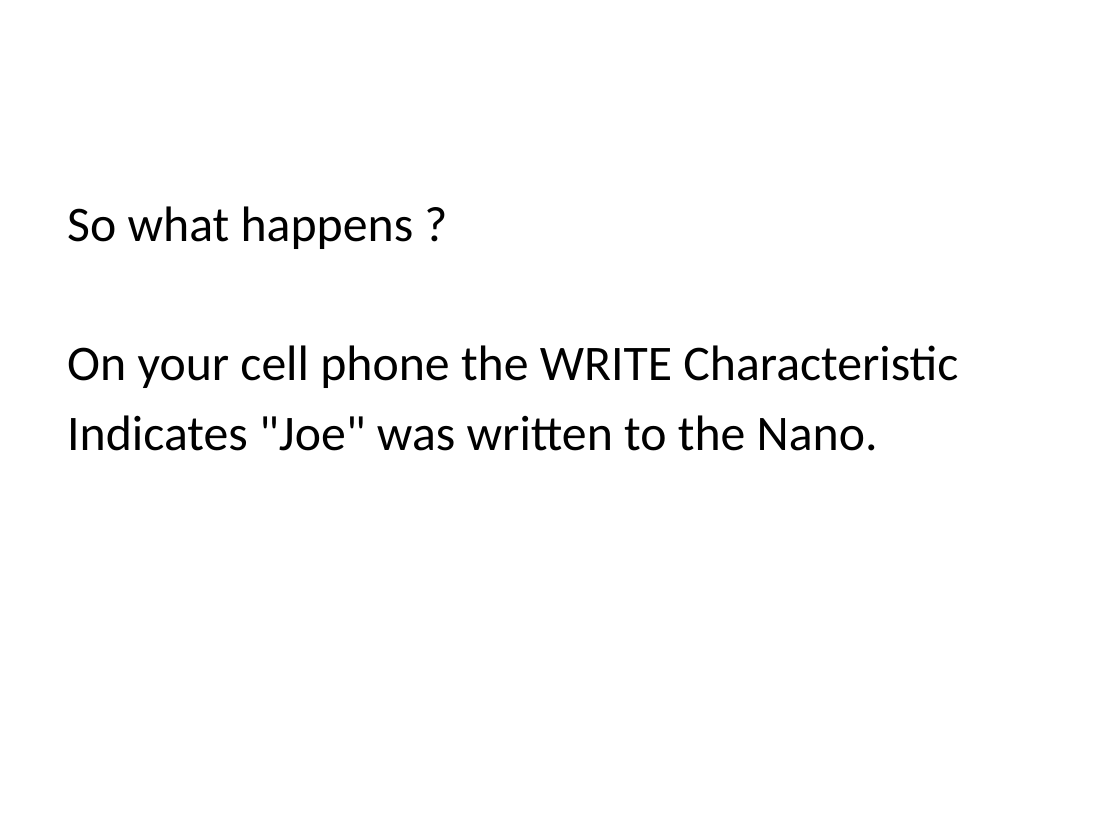
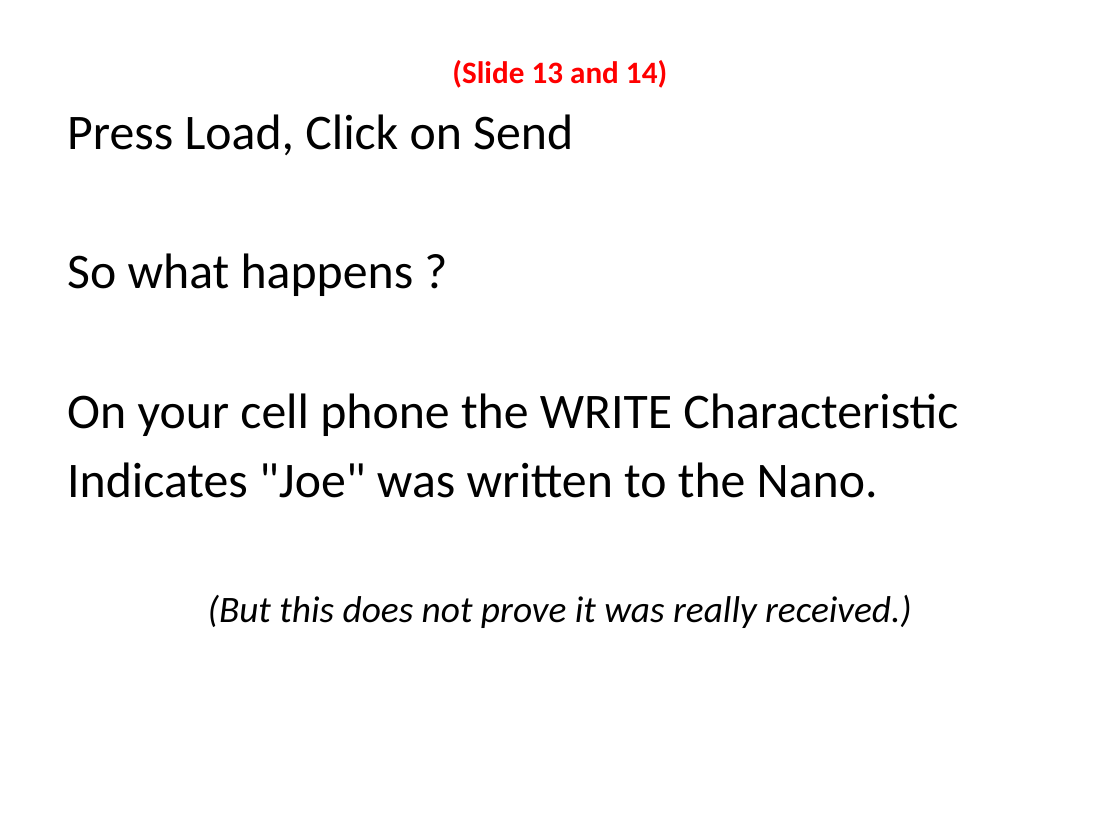
Before and after one commit to jmkuss/BLE_Nano2_Demo, a slide deck: slide 13 of PresentationCues.pptx (slide 14 before the commit). Drawn at 1120x840 pixels with LibreOffice and Linux fonts; fonts in the diff are those of the drawing. Boxes give left, top, right and bottom in pixels: in the first picture for what was removed or moved away, otherwise in the second. Text is boxed around its words. In the diff, an @@ line names an element or a change of style, - is before the commit and + after.

```diff
--- a/PresentationCues.pptx
+++ b/PresentationCues.pptx
@@ text at [67, 60, 667, 155]: paragraphs added @@
+(Slide 13 and 14)
+Press Load, Click on Send
@@ text at [208, 595, 912, 628]: paragraph added @@
+(But this does not prove it was really received.)
```
Also in this commit, not shown: 14 other slides changed, 1 slide removed, 3 other files.
